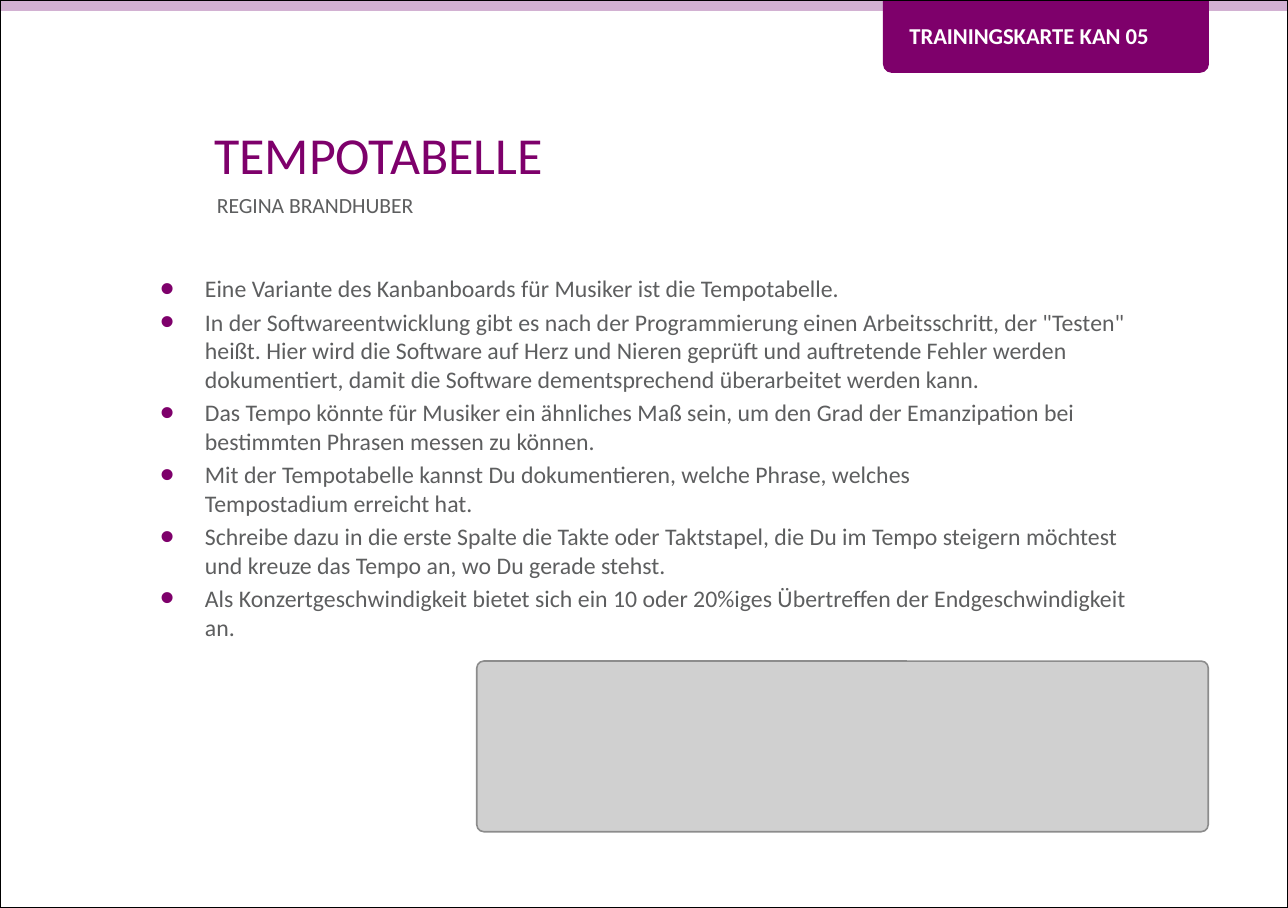
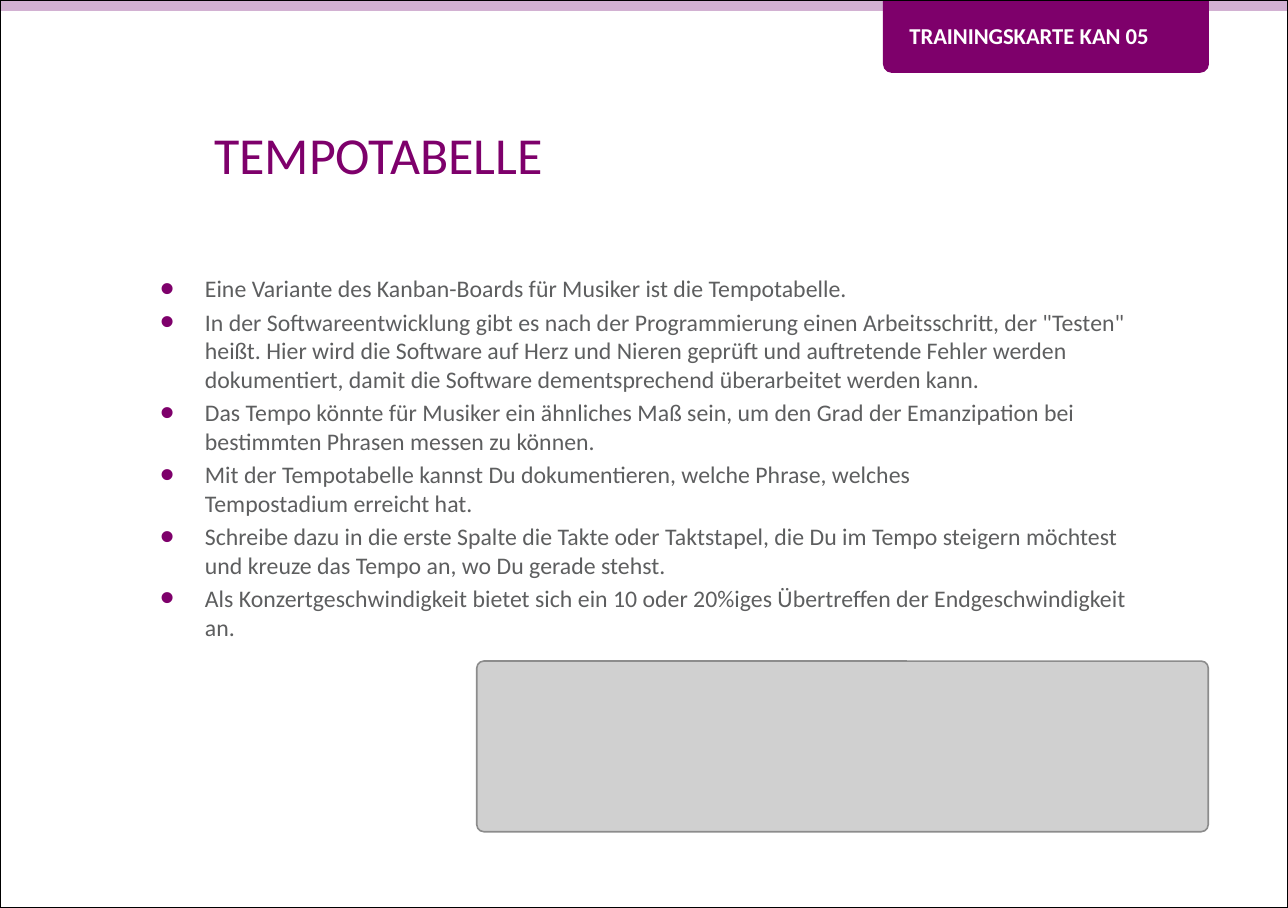
Before and after one commit to Teamtool/training-materials, a slide deck: slide 1 of training-cards/music moves/Kanban (KAN)/ger_KAN_05_Tempotabelle_MM_A.pptx. Drawn at 1288x908 pixels with LibreOffice and Linux fonts; fonts in the diff are those of the drawing; grey boxes stand for pictures; background and template pictures are left out. Boxes give left, top, right and bottom in pixels: in the first picture for what was removed or moved away, otherwise in the second. Text is boxed around its words. In the diff, an @@ line names an element or a change of style, - is before the commit and + after.

```diff
--- a/training-cards/music moves/Kanban (KAN)/ger_KAN_05_Tempotabelle_MM_A.pptx
+++ b/training-cards/music moves/Kanban (KAN)/ger_KAN_05_Tempotabelle_MM_A.pptx
@@ subtitle removed at (217,199,413,213) @@
-REGINA BRANDHUBER
@@ text at (205,280,847,301): text changed @@
-• Eine Variante des Kanbanboards für Musiker ist die Tempotabelle.
+• Eine Variante des Kanban-Boards für Musiker ist die Tempotabelle.
```
Also in this commit, not shown: 1 other slide changed, 1 other file.
